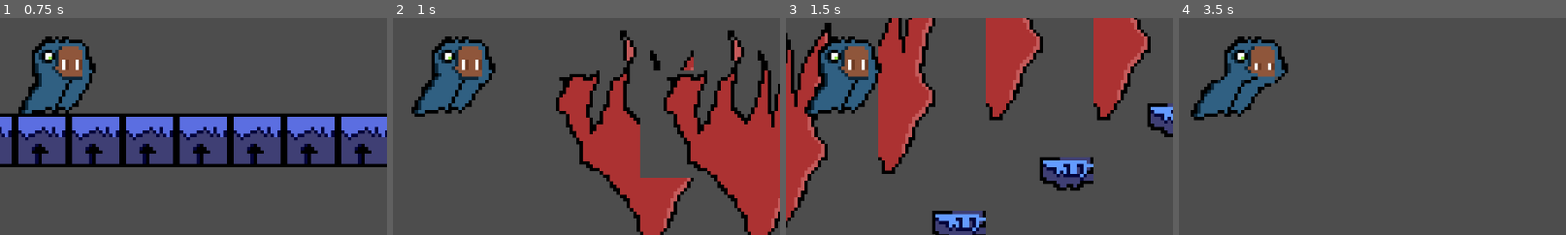
Above: before the commit, frames 1-4 (left to right).
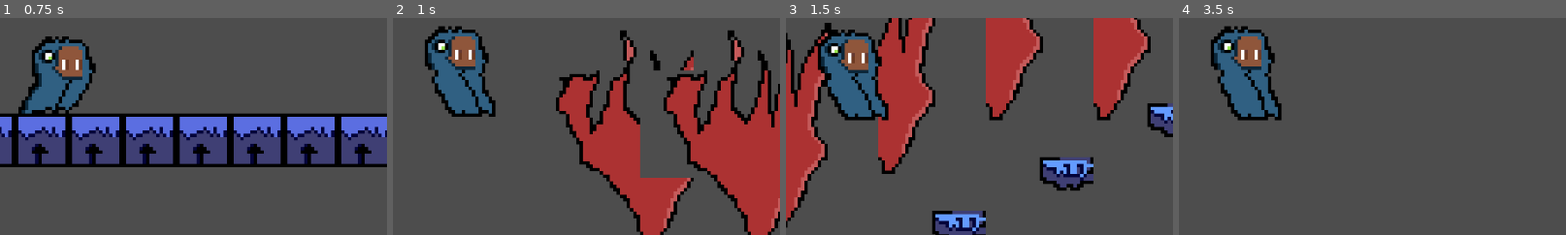
Above: after the commit, the same moments.

Repository: Nicanuel/triall
Game: Godot game, scene res://scenes/world.tscn
Two runs of this game, one before a commit and one after it. Both use one fixed random seed, a clock stepped at 60 frames per second and the inputs below. Before the commit the project starts from res://world.tscn.
Inputs (mouse positions are % of the whole screen's width and height, from its top left):
- Up to frame 1 (0.75 s): tap Enter at 0.5 s; move the mouse to (72, 45) at 0.52 s; hold D (av) from 0.53 s (still down); click (72, 45) at 0.6 s
- Up to frame 2 (1 s): keep holding D (av); tap Space (jump) at 0.77 s
- Up to frame 3 (1.5 s): move the mouse to (30, 55) at 1.27 s; release D (av) at 1.28 s; tap D (av) at 1.35 s
- Up to frame 4 (3.5 s): tap Space (jump) at 1.52, 2, 3.02 s; tap Q (rec) at 1.55 s; move the mouse to (60, 28) at 2.02 s; hold Q (rec) 2.03-2.78 s; click (60, 28) at 2.3 s; move the mouse to (45, 70) at 2.77 s; click (45, 70) at 2.85 s; tap D (av) at 3.05 s
The pictures show only the part of the screen within x 42-92%, y 37-86%; the shares and areas given below are measured in that part.

Frame 1 is identical in both runs. In frame 2, 5.2% of the frame differs, in the area x 4-27%, y 3-46%; in frame 3, 4.4%; in frame 4, 6.1%, in the area x 3-29%, y 3-48%.

Commit message:
Added folders
Added folders to sort every file and improve accesability

Diff:
--- a/icon.svg
+++ /dev/null
@@ -1 +0,0 @@
-<svg xmlns="http://www.w3.org/2000/svg" width="128" height="128"><rect width="124" height="124" x="2" y="2" fill="#363d52" stroke="#212532" stroke-width="4" rx="14"/><g fill="#fff" transform="translate(12.322 12.322)scale(.101)"><path d="M105 673v33q407 354 814 0v-33z"/><path fill="#478cbf" d="m105 673 152 14q12 1 15 14l4 67 132 10 8-61q2-11 15-15h162q13 4 15 15l8 61 132-10 4-67q3-13 15-14l152-14V427q30-39 56-81-35-59-83-108-43 20-82 47-40-37-88-64 7-51 8-102-59-28-123-42-26 43-46 89-49-7-98 0-20-46-46-89-64 14-123 42 1 51 8 102-48 27-88 64-39-27-82-47-48 49-83 108 26 42 56 81zm0 33v39c0 276 813 276 814 0v-39l-134 12-5 69q-2 10-14 13l-162 11q-12 0-16-11l-10-65H446l-10 65q-4 11-16 11l-162-11q-12-3-14-13l-5-69z"/><path d="M483 600c0 34 58 34 58 0v-86c0-34-58-34-58 0z"/><circle cx="725" cy="526" r="90"/><circle cx="299" cy="526" r="90"/></g><g fill="#414042" transform="translate(12.322 12.322)scale(.101)"><circle cx="307" cy="532" r="60"/><circle cx="717" cy="532" r="60"/></g></svg>
--- a/project.godot
+++ b/project.godot
@@ -13,7 +13,6 @@
 config/name="Platform"
 run/main_scene="uid://ctygj6i68ir46"
 config/features=PackedStringArray("4.7", "GL Compatibility")
-config/icon="res://icon.svg"
 
 [input]
 
--- a/player.tscn
+++ b/scenes/player.tscn
@@ -1,7 +1,7 @@
 [gd_scene format=3 uid="uid://duy3rdn6o5qwn"]
 
-[ext_resource type="Script" uid="uid://dkugip140nwn1" path="res://character_body_2d.gd" id="1_onrkg"]
-[ext_resource type="Texture2D" uid="uid://cs7voo2v3ife2" path="res://Yugo-Sheet.png" id="2_i3pqv"]
+[ext_resource type="Script" uid="uid://dkugip140nwn1" path="res://scripts/character_body_2d.gd" id="1_onrkg"]
+[ext_resource type="Texture2D" uid="uid://cs7voo2v3ife2" path="res://assets/Yugo-Sheet.png" id="2_i3pqv"]
 
 [sub_resource type="RectangleShape2D" id="RectangleShape2D_y3u60"]
 size = Vector2(12.019946, 13.051191)
@@ -93,22 +93,6 @@
 [sub_resource type="AtlasTexture" id="AtlasTexture_606se"]
 atlas = ExtResource("2_i3pqv")
 region = Rect2(0, 160, 32, 32)
-
-[sub_resource type="AtlasTexture" id="AtlasTexture_op7ga"]
-atlas = ExtResource("2_i3pqv")
-region = Rect2(96, 32, 32, 32)
-
-[sub_resource type="AtlasTexture" id="AtlasTexture_q13i1"]
-atlas = ExtResource("2_i3pqv")
-region = Rect2(96, 64, 32, 32)
-
-[sub_resource type="AtlasTexture" id="AtlasTexture_pylmc"]
-atlas = ExtResource("2_i3pqv")
-region = Rect2(96, 96, 32, 32)
-
-[sub_resource type="AtlasTexture" id="AtlasTexture_pbfsw"]
-atlas = ExtResource("2_i3pqv")
-region = Rect2(96, 128, 32, 32)
 
 [sub_resource type="AtlasTexture" id="AtlasTexture_5tmop"]
 atlas = ExtResource("2_i3pqv")
@@ -210,18 +194,6 @@
 "speed": 5.0
 }, {
 "frames": [{
-"duration": 1.0,
-"texture": SubResource("AtlasTexture_op7ga")
-}, {
-"duration": 1.0,
-"texture": SubResource("AtlasTexture_q13i1")
-}, {
-"duration": 1.0,
-"texture": SubResource("AtlasTexture_pylmc")
-}, {
-"duration": 1.0,
-"texture": SubResource("AtlasTexture_pbfsw")
-}, {
 "duration": 1.0,
 "texture": SubResource("AtlasTexture_5tmop")
 }, {
@@ -250,7 +222,7 @@
 
 [node name="AnimatedSprite2D" type="AnimatedSprite2D" parent="CharacterBody2D" unique_id=527974502]
 sprite_frames = SubResource("SpriteFrames_jm5j8")
-animation = &"atk"
+animation = &"idle"
 
 [node name="Camera2D" type="Camera2D" parent="CharacterBody2D" unique_id=928187702]
 zoom = Vector2(5, 5)
--- a/world.tscn
+++ b/scenes/world.tscn
@@ -1,10 +1,10 @@
 [gd_scene format=4 uid="uid://ctygj6i68ir46"]
 
-[ext_resource type="Texture2D" uid="uid://tukuixicse6w" path="res://decor.png" id="1_f3sb7"]
-[ext_resource type="PackedScene" uid="uid://duy3rdn6o5qwn" path="res://player.tscn" id="2_fj7yv"]
+[ext_resource type="Texture2D" uid="uid://tukuixicse6w" path="res://assets/decor.png" id="1_rwgxs"]
+[ext_resource type="PackedScene" uid="uid://duy3rdn6o5qwn" path="res://scenes/player.tscn" id="2_4wyf3"]
 
 [sub_resource type="TileSetAtlasSource" id="TileSetAtlasSource_fj7yv"]
-texture = ExtResource("1_f3sb7")
+texture = ExtResource("1_rwgxs")
 2:0/0 = 0
 3:0/0 = 0
 4:0/0 = 0
@@ -43,5 +43,5 @@
 tile_map_data = PackedByteArray("AAAAACYAAAACAAYAAAABACYAAAACAAYAAAACACYAAAACAAYAAAADACYAAAACAAYAAAAEACYAAAACAAYAAAAFAC …(3360 unchanged characters)…
 tile_set = SubResource("TileSet_tlwt5")
 
-[node name="player" parent="." unique_id=1359141000 instance=ExtResource("2_fj7yv")]
+[node name="player" parent="." unique_id=1359141000 instance=ExtResource("2_4wyf3")]
 position = Vector2(17, 592)
--- a/character_body_2d.gd
+++ b/scripts/character_body_2d.gd
@@ -28,12 +28,14 @@
 	if hp > 0:
 		if Input.is_action_pressed("av"):
 			velocity.x = speed
-			play_anim.play("dash")
+			if is_on_floor():
+				play_anim.play("dash")
 			play_anim.flip_h = false
 
 		if Input.is_action_pressed("rec"):
 			velocity.x = -speed
-			play_anim.play("dash")
+			if is_on_floor():
+				play_anim.play("dash")
 			play_anim.flip_h = true
 
 		if  Input.is_action_just_pressed("jump") and is_on_floor():
Not shown, removed: Yugo-Sheet.png.import
Renamed: Yugo-Sheet.png -> assets/Yugo-Sheet.png
Not shown, changed: assets/Yugo-Sheet.png.import
Renamed: decor.png -> assets/decor.png
Not shown, changed: assets/decor.png.import
Renamed: character_body_2d.gd.uid -> scripts/character_body_2d.gd.uid
